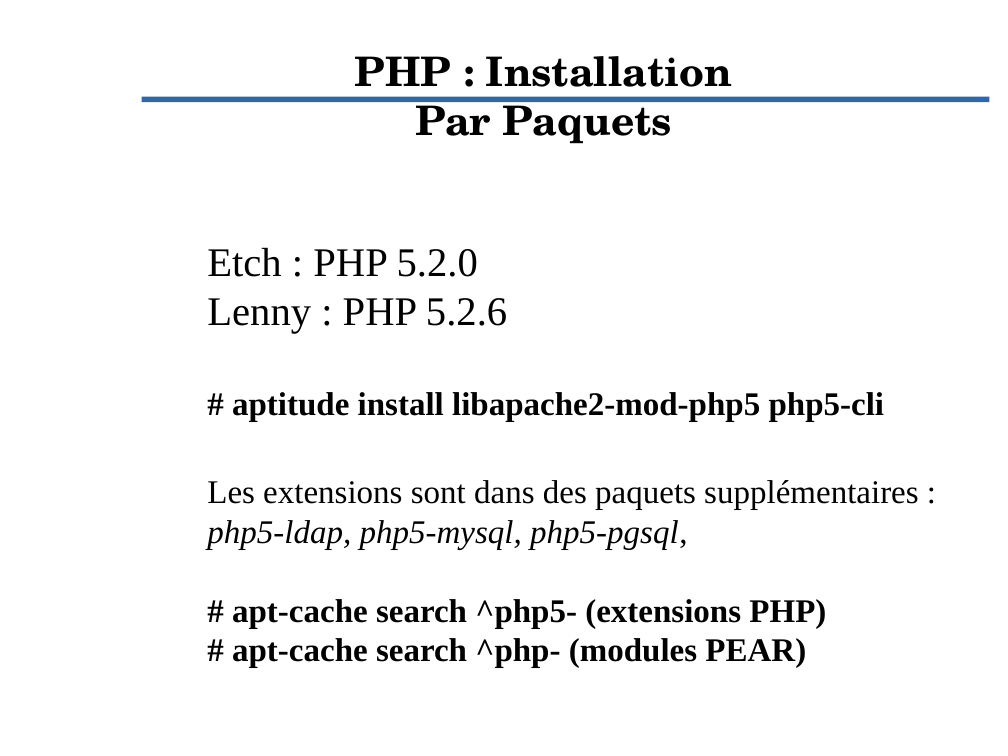
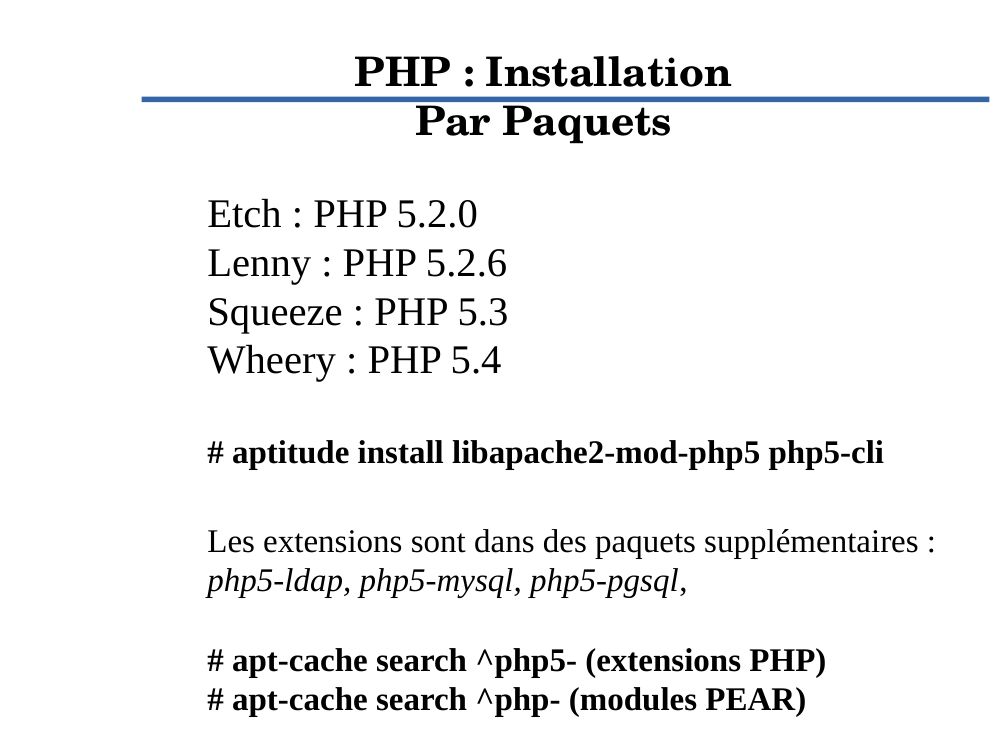
Before and after one commit to Evolix/evoformations, a slide deck: slide 5 of slides/php.odp (slide 4 before the commit). Drawn at 1008x756 pixels with LibreOffice and Linux fonts; fonts in the diff are those of the drawing; background and template pictures are left out. Boxes give left, top, right and bottom in pixels: in the first picture for what was removed or moved away, otherwise in the second. Text is boxed around its words. In the diff, an @@ line names an element or a change of style, - is before the commit and + after.

```diff
--- a/slides/php.odp
+++ b/slides/php.odp
@@ subtitle at bbox=[207, 298, 509, 382]: paragraphs added @@
+Squeeze : PHP 5.3
+Wheery : PHP 5.4
```
Also in this commit, not shown: 1 slide added, 4 other files.
